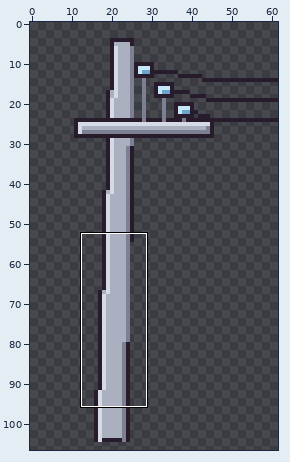
Pixel-art file: ArtSource/Level/v2/schoolyard_post.aseprite. The first picture is a wide view before the edit; the outline marks the close-up.
Close-up. First the earlier version:
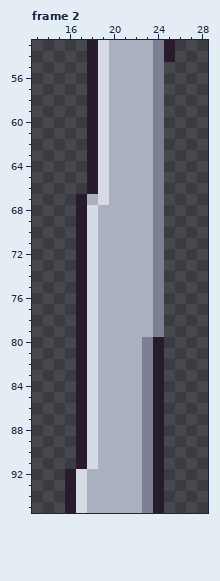
62x107 pixels, 2 frames. Shown: frame 2: x 13..28, y 53..95. The commit also changed other frames or places, which this record leaves out.
New version:
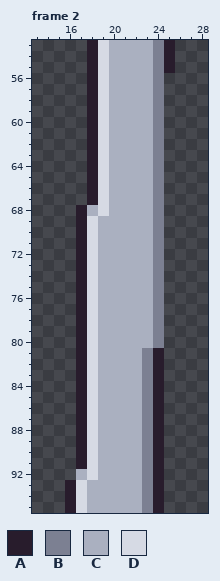
Palette (. is transparent): A #281c2c  B #7c8092  C #aab0c0  D #d6dae4
The exact change:
--- frame 2
@@ x 23..27 @@
 54 CBA..
-55 CB...
+55 CBA..
 56 CB...
@@ x 15..21 @@
 66 ...ADCC
-67 ..ACDCC
-68 ..ADCCC
+67 ...ADCC
+68 ..ACDCC
 69 ..ADCCC
@@ x 21..26 @@
 79 CCCB..
-80 CCBA..
+80 CCCB..
 81 CCBA..
@@ x 14..20 @@
 91 ...ADCC
-92 ..ADCCC
+92 ...CDCC
 93 ..ADCCC
Boxes around the changes in both close-ups, in picture pixels (x1, y1, x2, y2):
added: (164, 62, 175, 73)
changed: (76, 194, 109, 216)
changed: (142, 337, 164, 348)
changed: (65, 469, 98, 480)
